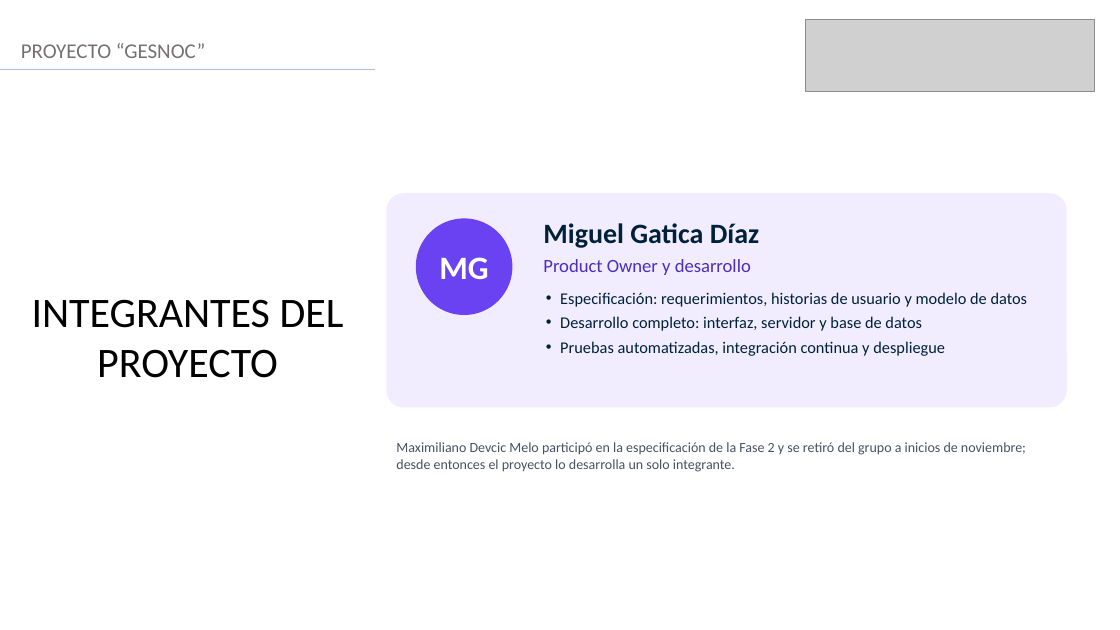
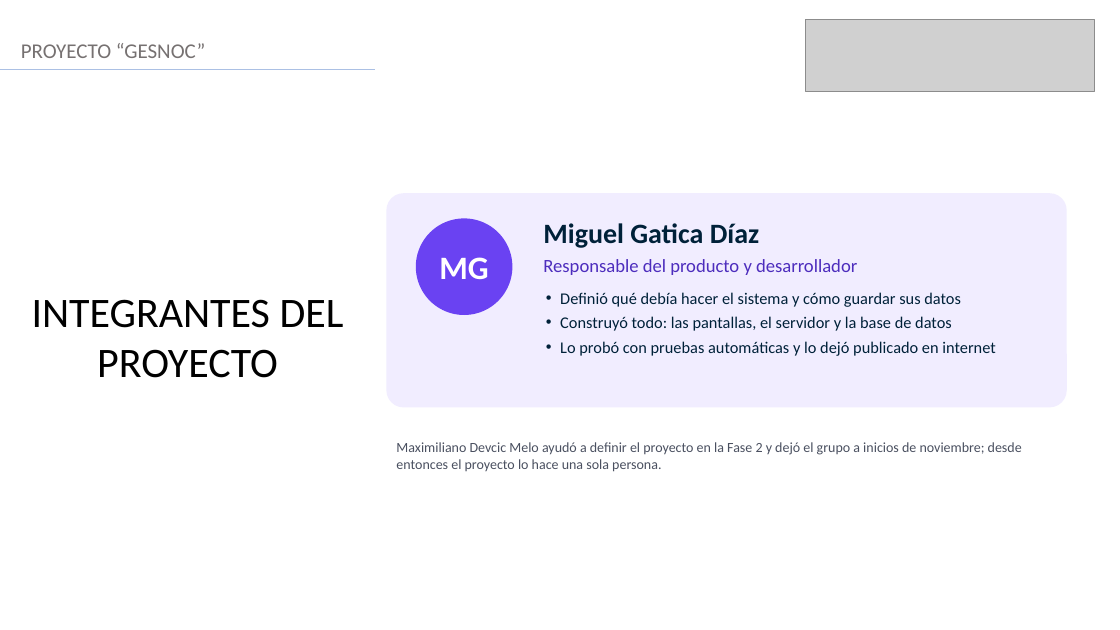
Before and after one commit to MiguelGaticaBestNick123/gesnoc, a slide deck: slide 2 of Fase 2/Evidencias proyecto/Presentación Proyecto.pptx. Drawn at 1120x630 pixels with LibreOffice and Linux fonts; fonts in the diff are those of the drawing; grey boxes stand for pictures. Boxes give left, top, right and bottom in pixels: in the first picture for what was removed or moved away, otherwise in the second. Text is boxed around its words. In the diff, an @@ line names an element or a change of style, - is before the commit and + after.

```diff
--- a/Fase 2/Evidencias proyecto/Presentación Proyecto.pptx
+++ b/Fase 2/Evidencias proyecto/Presentación Proyecto.pptx
@@ text at (x1=543, y1=259, x2=995, y2=356): text changed @@
-Product Owner y desarrollo
-• Especificación: requerimientos, historias de usuario y modelo de datos
-• Desarrollo completo: interfaz, servidor y base de datos
-• Pruebas automatizadas, integración continua y despliegue
+Responsable del producto y desarrollador
+• Definió qué debía hacer el sistema y cómo guardar sus datos
+• Construyó todo: las pantallas, el servidor y la base de datos
+• Lo probó con pruebas automáticas y lo dejó publicado en internet
@@ text at (x1=396, y1=442, x2=1022, y2=472): text changed @@
-Maximiliano Devcic Melo participó en la especificación de la Fase 2 y se retiró del grupo a inicios de noviembre; desde entonces el proyecto lo desarrolla un solo integrante.
+Maximiliano Devcic Melo ayudó a definir el proyecto en la Fase 2 y dejó el grupo a inicios de noviembre; desde entonces el proyecto lo hace una sola persona.
```
Also in this commit, not shown: 13 other slides changed.
